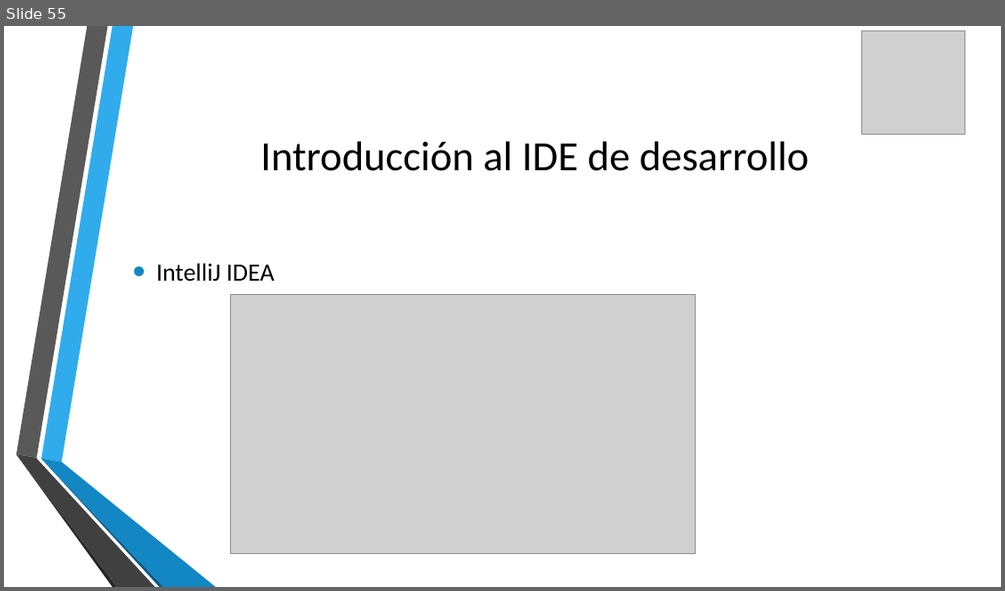
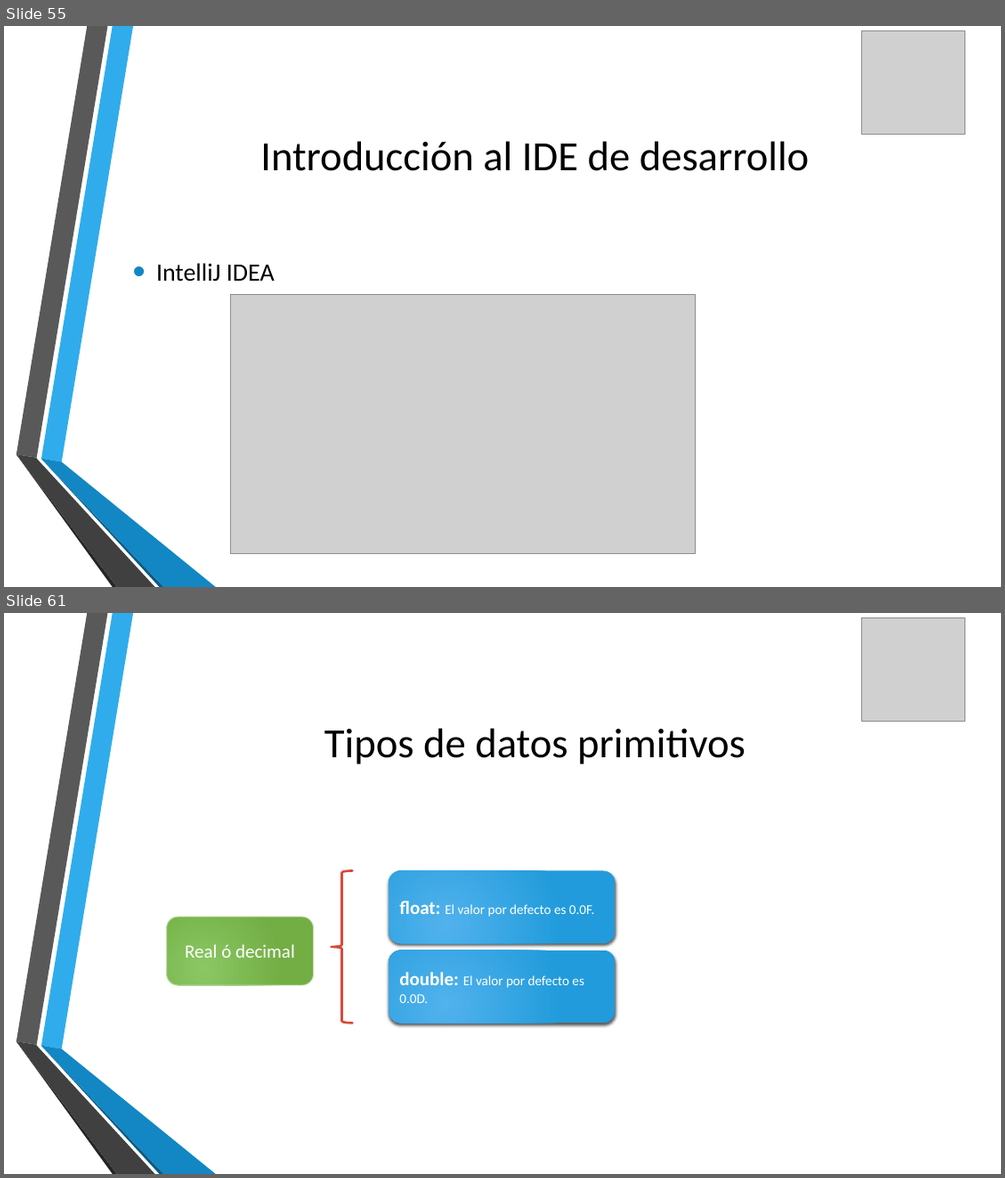
Before and after one commit to udevit/documents, a slide deck: Java_8_desde_cero.pptx. Shown one above the other, each under a label of ours: slide 55 before the commit, slides 55 and 61 after it; the slides between them are not shown. The pictures are 1005x591 and 1005x1178 pixels, drawn with LibreOffice and Linux fonts; fonts in the diff are those of the drawing; grey boxes stand for pictures; background and template pictures are left out. Boxes give left, top, right and bottom in pixels: in the first picture for what was removed or moved away, otherwise in the second. Text is boxed around its words. In the diff, an @@ line names an element or a change of style, - is before the commit and + after.

```diff
--- a/Java_8_desde_cero.pptx
+++ b/Java_8_desde_cero.pptx
@@ slide 61 added at [4,613,1001,1174], background picture (left out); not listed: 6 template elements that a slide beside it also shows @@
@@ picture added at [862,617,965,721] @@
@@ title added at [324,728,745,764], 40 pt, text #000000 @@
+Tipos de datos primitivos
@@ left brace added at [332,871,353,1022], outline #D64A3B 2.25 pt @@
@@ rounded rectangle added at [388,871,615,943], fill gradient #51B3ED to #219CDB, 13 pt, text #FFFFFF @@
+float: El valor por defecto es 0.0F.
@@ rounded rectangle added at [166,916,313,985], fill gradient #8CC764 to #72AF45, outline #C0DEB3 0.75 pt, 18 pt, text #FFFFFF @@
+Real ó decimal
@@ rounded rectangle added at [388,950,615,1022], fill gradient #51B3ED to #219CDB, 13 pt, text #FFFFFF @@
+double: El valor por defecto es 0.0D.
```
Also in this commit, not shown: 1 slide changed, 24 other slides added.
